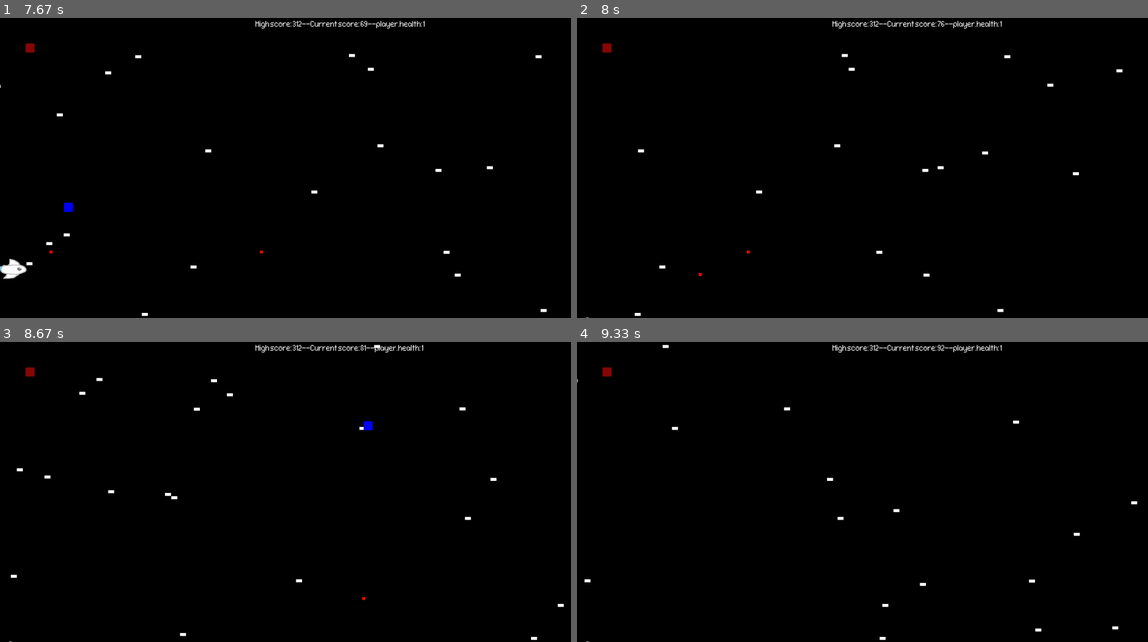
Above: before the commit, frames 1-4 (two rows, left to right).
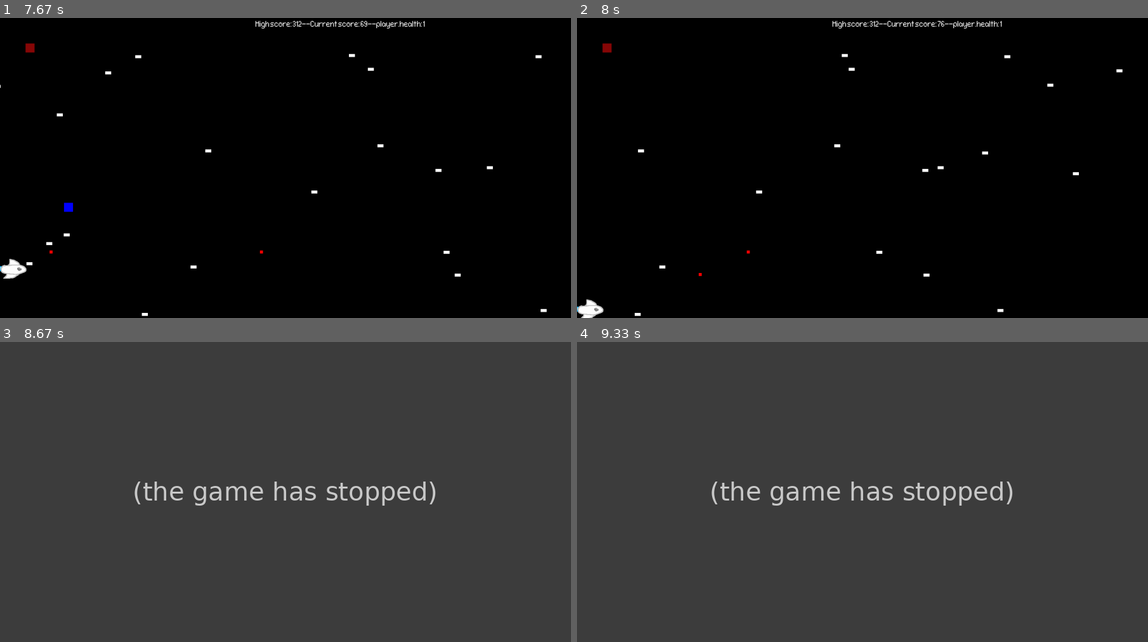
Above: after the commit, the same moments.

Repository: freshJester/pygame-prototypes
Game: pygame game, started from space_game_ver2_with_armor.py
Same seed, same stepped clock (60 frames per second), same inputs: the game is played once before the commit and once after it.
Inputs:
- Up to frame 1 (7.67 s): hold D 0.33-0.8 s; hold W 0.83-1.13 s; tap Space at 0.9, 1.23, 1.53, 1.73, 2.03, 2.3, 2.63, 2.93, 3.07, 3.47, 3.77, 4.13, 4.53, 4.83, 5.03, 5.33, 5.87, 6.17, 6.37, 6.67, 6.93, 7.27, 7.57 s; hold D 1.17-1.63 s; hold A 1.67-2.2 s; hold S 2.23-2.53 s; hold A 2.57-2.97 s; hold W 3-3.37 s; hold D 3.4-4.03 s; hold S 4.07-4.43 s; hold A 4.47-4.93 s; hold D 4.97-5.43 s; hold D 5.8-6.27 s; hold A 6.3-6.83 s; hold S 6.87-7.17 s; hold A 7.2-7.6 s; hold S from 7.63 s (still down)
- Up to frame 2 (8 s): keep holding S; tap Space at 7.7 s
- Up to frame 3 (8.67 s): release S at 8 s
- Up to frame 4 (9.33 s): no input

Frame 1 is identical in both runs. In frame 2, 0.2% of the frame differs, in the area x 0-5%, y 93-100%; in frame 3, 100%, in the area x 0-100%, y 0-100%; in frame 4, 100%.
After the commit the program exited at 8.17 s; later frames show no game.

Commit message:
Fix spaceship hitbox

Diff:
--- a/space_game_ver2_with_armor.py
+++ b/space_game_ver2_with_armor.py
@@ -36,7 +36,7 @@
         # self.surf = pygame.Surface((75, 25))  # Creates the surface this player will exist on, essentially the "hit box"
         # self.surf.fill((255, 255, 255))  # Fills that surface with a color
         # self.rect = self.surf.get_rect(center=(500, SCREEN_HEIGHT/2))  # Grabs a rectangle from the space on the Surface, useful for drawing the player later
-        self.rect = pygame.Rect(500, SCREEN_HEIGHT/2, 16, 16)
+        self.rect = pygame.Rect(500, SCREEN_HEIGHT/2, 75, 75)
         self.image = pygame.image.load("./assets/fish_ship.png").convert_alpha()
         self.health = 1
         self.player_pos_x = 0 #initialize x position of player object
